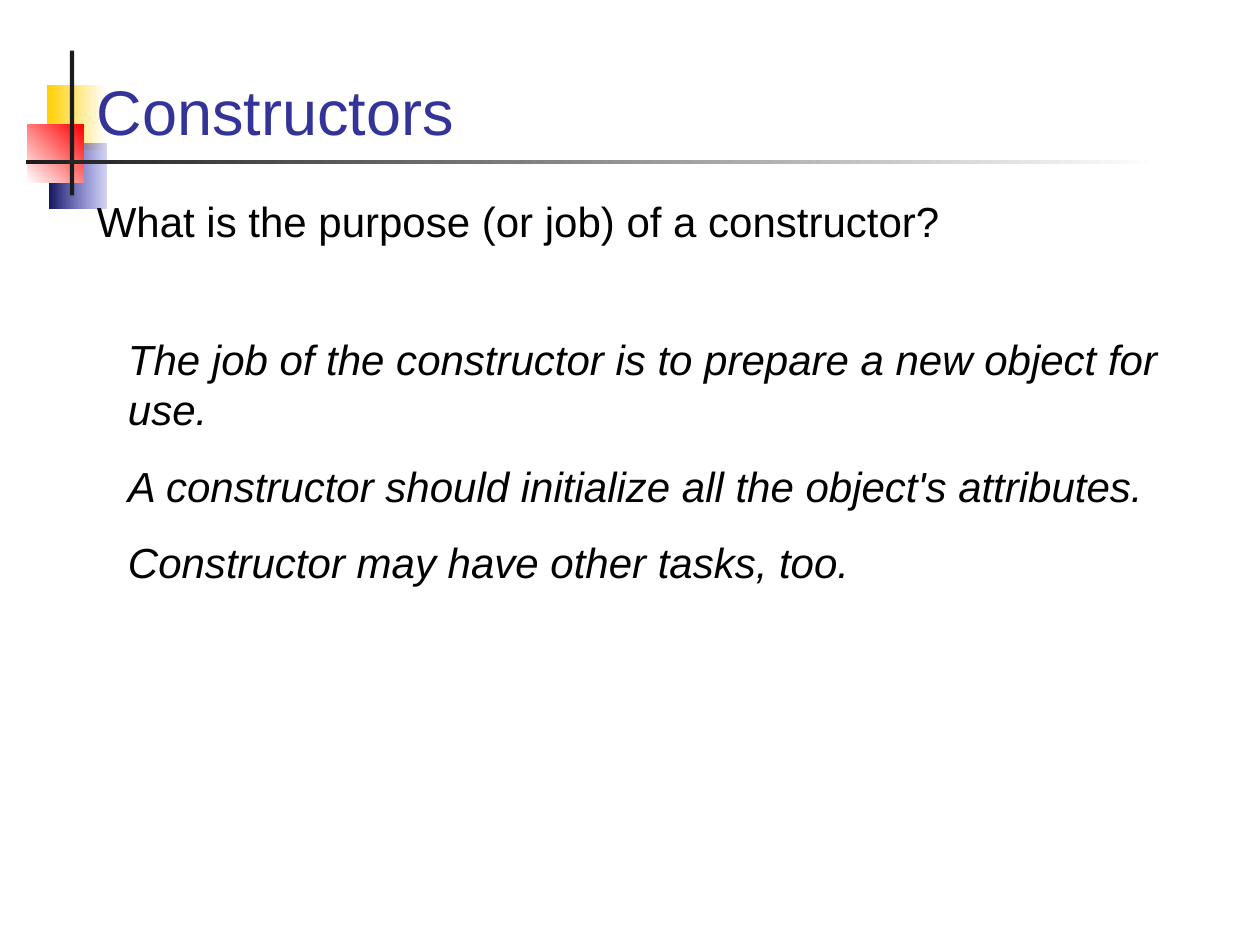
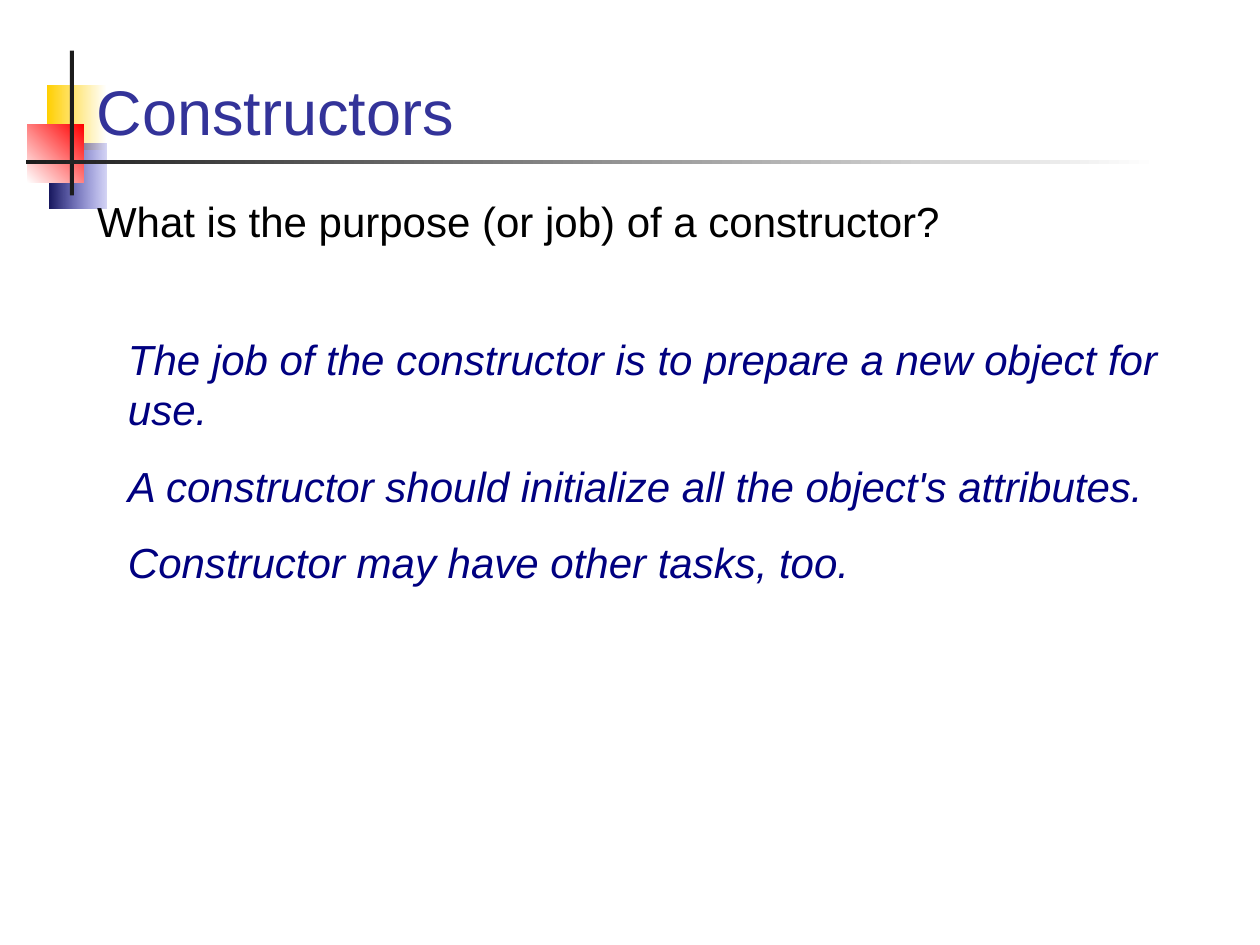
Before and after one commit to skeoop/skeoop.github.io, a slide deck: slide 6 of week3/R1-Review-OO-Concepts.ppt (slide 7 before the commit). Drawn at 1260x945 pixels with LibreOffice and Linux fonts; fonts in the diff are those of the drawing. Boxes give left, top, right and bottom in pixels: in the first picture for what was removed or moved away, otherwise in the second. Text is boxed around its words. In the diff, an @@ line names an element or a change of style, - is before the commit and + after.

Commit message:
Update review slides and remove unnecessary ones. OpenOffice screwed up some formatting.

```diff
--- a/week3/R1-Review-OO-Concepts.ppt
+++ b/week3/R1-Review-OO-Concepts.ppt
@@ text "What is the purpose (or ..." at [97,203,1157,587]: text colour #000000 to #000080 in "The job of the constructor is to ...", "A constructor should initialize all the object's ...", "Constructor may have other tasks, too."; indent changed @@
```
Also in this commit, not shown: 69 other slides changed, 3 slides removed, 1 other file.
